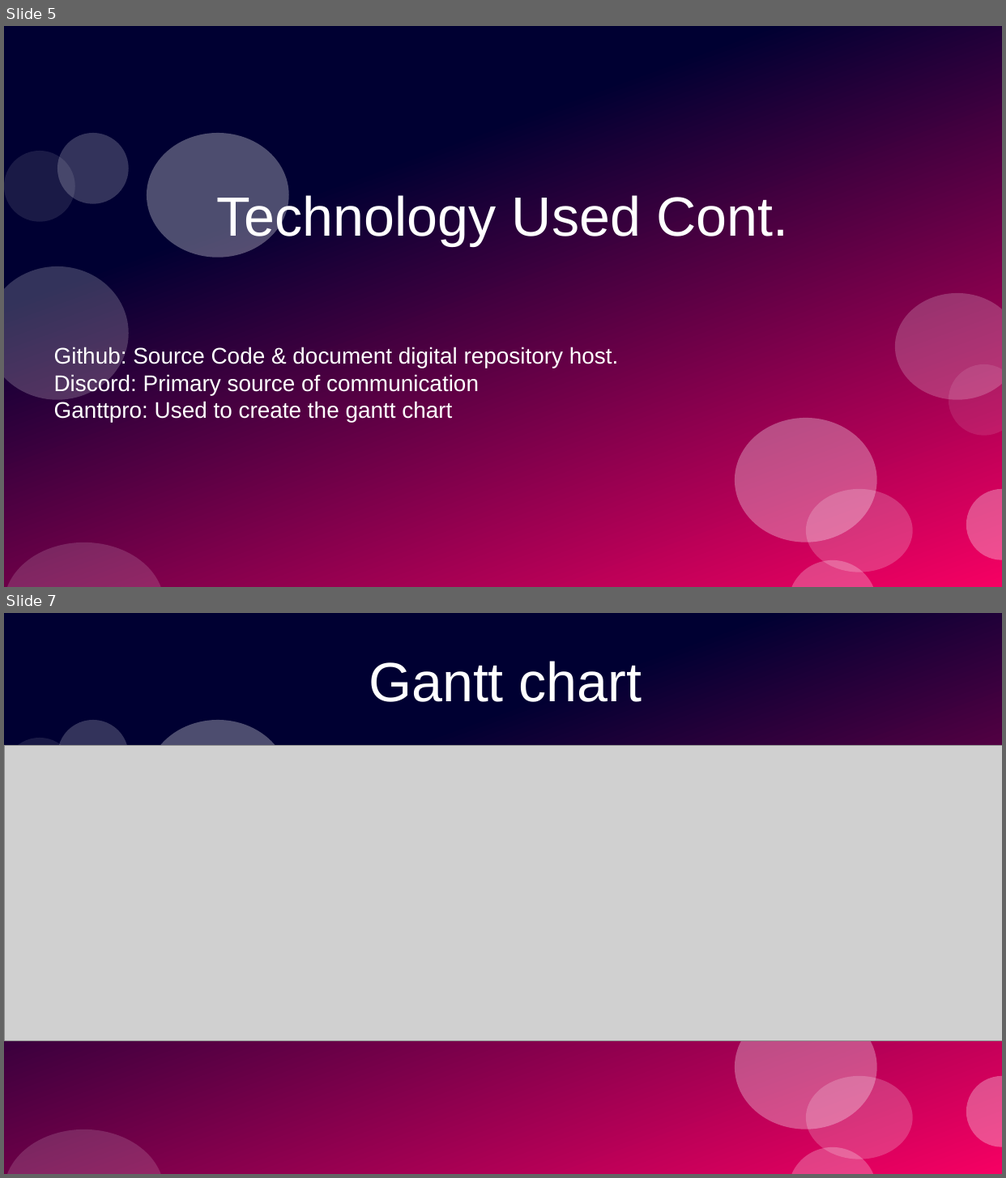
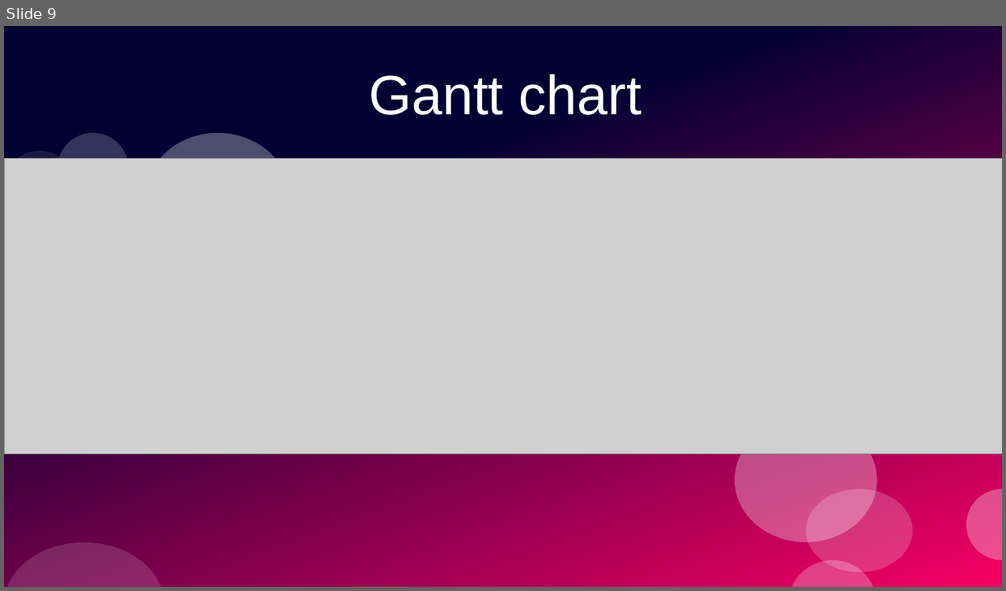
Before and after one commit to PrototypeProto/COP_4331_Small-Project, a slide deck: Pres.pptx. Shown one above the other, each under a label of ours: slides 5 and 7 before the commit, slide 9 after it; the slides between them are not shown. The pictures are 1006x1178 and 1006x591 pixels, drawn with LibreOffice and Linux fonts; fonts in the diff are those of the drawing; grey boxes stand for pictures. Boxes give left, top, right and bottom in pixels: in the first picture for what was removed or moved away, otherwise in the second. Text is boxed around its words. In the diff, an @@ line names an element or a change of style, - is before the commit and + after.

```diff
--- a/Pres.pptx
+++ b/Pres.pptx
@@ slide 5 removed at bbox=[4, 26, 1002, 587], background #FFFFFF; not listed: 12 template elements that a slide beside it also shows @@
@@ title removed at bbox=[216, 192, 788, 246] @@
-Technology Used Cont.
@@ subtitle removed at bbox=[54, 347, 619, 423] @@
-Github: Source Code & document digital repository host.
-Discord: Primary source of communication
-Ganttpro: Used to create the gantt chart
@@ what was slide 7 is now slide 9 @@
```
Also in this commit, not shown: 7 slides changed, 6 slides added, 3 other slides removed.
